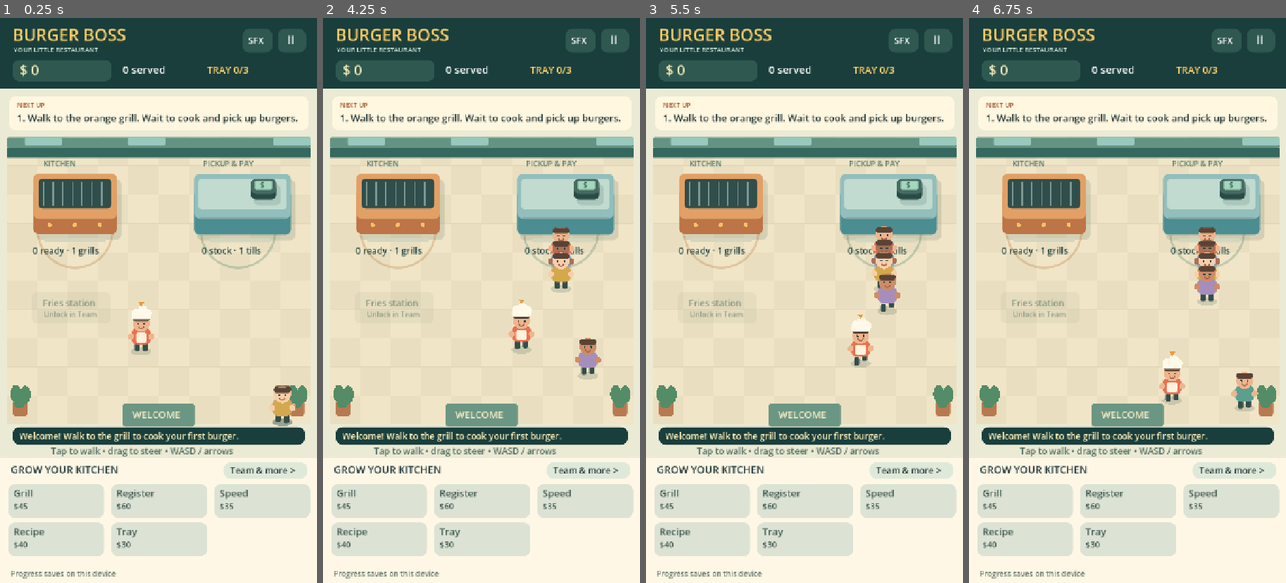
Above: before the commit, frames 1-4 (left to right).
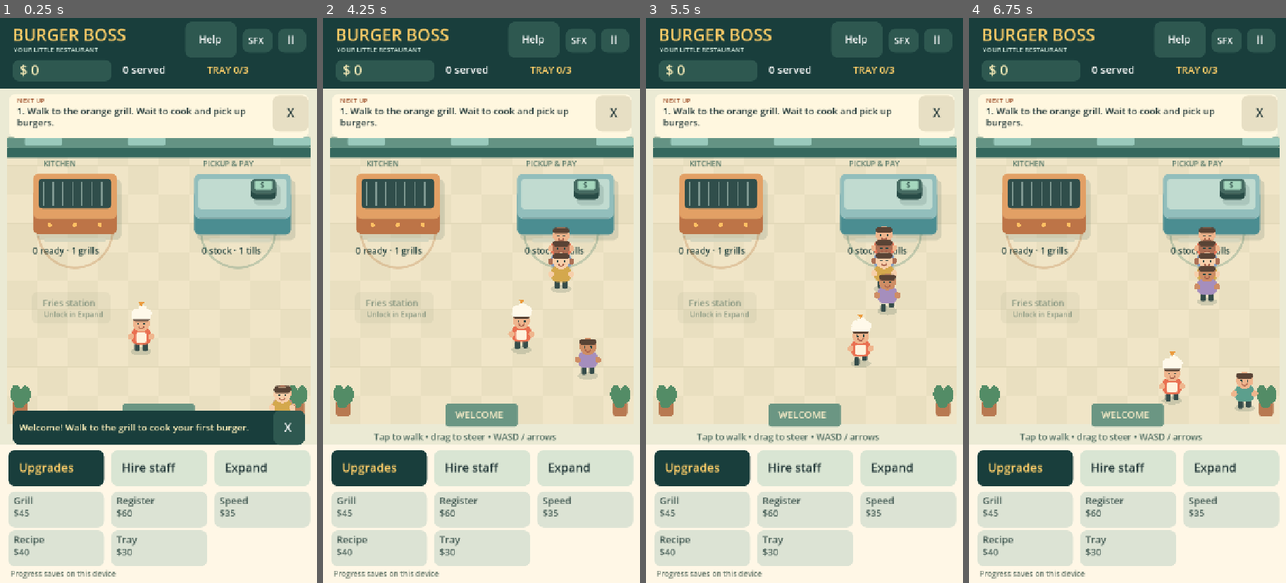
Above: after the commit, the same moments.

Repository: iugo-glen/burger-boss
Game: Godot game, scene res://scenes/main.tscn
Two runs of this game, one before a commit and one after it. Both use one fixed random seed, a clock stepped at 60 frames per second and the inputs below.
Inputs (mouse positions are in pixels of both pictures, inside the frame that each line leads up to):
- Up to frame 1 (0.25 s): no input
- Up to frame 2 (4.25 s): tap Enter at 0.5 s; move the mouse to (551, 272) at 0.52 s; hold Right (ui_right) 0.53-1.25 s; click (551, 272) at 0.67 s; drag from (418, 328) to (465, 413) at 1.27 s; move the mouse to (513, 176) at 2.02 s; hold Right (ui_right) 2.03-2.75 s; drag from (465, 413) to (386, 215) at 2.77 s; move the mouse to (576, 385) at 3.52 s; hold Left (ui_left) from 3.53 s (still down)
- Up to frame 3 (5.5 s): release Left (ui_left) at 4.25 s; drag from (709, 215) to (756, 159) at 4.27 s; move the mouse to (820, 300) at 5.02 s; hold Down (ui_down) from 5.03 s (still down); click (820, 300) at 5.17 s
- Up to frame 4 (6.75 s): release Down (ui_down) at 5.75 s; drag from (1079, 159) to (1064, 328) at 5.77 s; move the mouse to (1197, 272) at 6.52 s; hold Up (ui_up) from 6.53 s (still down)

The runs differ from the first frame. In frame 1, 16% of the frame differs, in the area x 2-98%, y 0-97%; in frame 2, 15%; in frame 3, 15%; in frame 4, 15%.

Commit message:
Expose hiring tabs and add persistent tutorial dismissal with timed notices

Diff:
--- a/scripts/game.gd
+++ b/scripts/game.gd
@@ -5,12 +5,18 @@
 const Art = preload("res://scripts/restaurant_art.gd")
 const Sound = preload("res://scripts/kitchen_sound.gd")
 const SIZE := Vector2(720, 1280)
-const PAGES := [["grill", "register", "speed", "value", "capacity"], ["cook", "cashier", "table", "fries", "drive"]]
+const UPGRADE_IDS := ["grill", "register", "speed", "value", "capacity"]
+const UI_PREFS := "user://burger_boss_ui.cfg"
 const TITLES := {"grill":"Grill", "register":"Register", "speed":"Speed", "value":"Recipe", "capacity":"Tray", "cook":"Hire cook", "cashier":"Hire cashier", "table":"Table", "fries":"Fries", "drive":"Drive-thru"}
 var model = Restaurant.new()
 var art: Node2D
 var sound: Node
-var page := 0
+var menu := "upgrades"
+var guide_visible := true
+var prefs_saved := true
+var notice_text := ""
+var notice_remaining := 0.0
+var seen_notice := ""
 var paused := false
 var unfocused := false
 var muted := false
@@ -29,6 +35,8 @@
 
 func _ready() -> void:
     SaveStore.load_into(model)
+    _load_ui_prefs()
+    _show_notice(model.notice)
     last_sale = model.sale_serial
     art = Art.new()
     art.model = model
@@ -46,6 +54,7 @@
 
 func _process(delta: float) -> void:
     clock += delta
+    notice_remaining = maxf(0.0, notice_remaining - delta)
     if not paused and not unfocused:
         var direction := Input.get_vector("ui_left", "ui_right", "ui_up", "ui_down")
         direction += Vector2(float(Input.is_physical_key_pressed(KEY_D)) - float(Input.is_physical_key_pressed(KEY_A)), float(Input.is_physical_key_pressed(KEY_S)) - float(Input.is_physical_key_pressed(KEY_W)))
@@ -67,6 +76,8 @@
         if autosave >= 8.0:
             _save()
             autosave = 0.0
+    if model.notice != seen_notice:
+        _show_notice(model.notice)
     for popup in popups:
         popup.age += delta
     popups = popups.filter(func(p): return p.age < 1.4)
@@ -76,8 +87,29 @@
     telemetry_timer += delta
     if OS.has_feature("web") and telemetry_timer > 0.5:
         telemetry_timer = 0.0
-        var state := {"elapsed":model.elapsed,"money":model. …(207 unchanged characters)… del.tutorial(),"upgrades":model.upgrades}
+        var state := {"elapsed":model.elapsed,"money":model. …(207 unchanged characters)… del.tutorial(),"upgrades":model.upgrades,"guide_visible":guide_visible,"tutorial_visible":guide_visible,"menu":menu,"notice_visible":notice_remaining > 0.0,"notice_text":notice_text if notice_remaining > 0.0 else "","prefs_saved":prefs_saved}
         JavaScriptBridge.eval("window.__burgerBoss = " + JSON.stringify(state), true)
+
+func _load_ui_prefs() -> void:
+    var preferences := ConfigFile.new()
+    if preferences.load(UI_PREFS) == OK:
+        var saved_visibility: Variant = preferences.get_value("help", "guide_visible", true)
+        if typeof(saved_visibility) == TYPE_BOOL:
+            guide_visible = saved_visibility
+
+func _set_guide(visible: bool) -> void:
+    guide_visible = visible
+    var preferences := ConfigFile.new()
+    preferences.set_value("help", "guide_visible", guide_visible)
+    prefs_saved = preferences.save(UI_PREFS) == OK
+    if not prefs_saved:
+        save_status = "Hint preference could not be saved on this device"
+    queue_redraw()
+
+func _show_notice(message: String) -> void:
+    seen_notice = message
+    notice_text = message
+    notice_remaining = 4.0 if not message.is_empty() else 0.0
 
 func _save() -> void:
     save_status = "Saved on this device" if SaveStore.save(model) else "Save unavailable — keep this tab open"
@@ -124,18 +156,32 @@
 
 func _press(pos: Vector2, id: int) -> void:
     for button in buttons:
-        if button.rect.has_point(pos):
-            match button.id:
-                "pause": _toggle_pause()
-                "sound": muted = not muted
-                "page": page = 1 - page
-                _:
-                    if not paused and model.buy(button.id):
+        if not button.rect.has_point(pos):
+            continue
+        # A just-dismissed hint must not leave an invisible floor hit target.
+        if button.id == "guide_close" and not guide_visible:
+            continue
+        if button.id == "notice_close" and notice_remaining <= 0.0:
+            continue
+        match button.id:
+            "pause": _toggle_pause()
+            "sound": muted = not muted
+            "help": _set_guide(true)
+            "guide_close": _set_guide(false)
+            "notice_close": notice_remaining = 0.0
+            "upgrades", "staff", "expand": menu = button.id
+            _:
+                if not paused and not unfocused:
+                    var purchased: bool = model.buy(button.id)
+                    _show_notice(model.notice)
+                    if purchased:
                         if not muted:
                             sound.play_note(660.0)
                         _save()
-            return
-    if paused or unfocused or pos.y < 260 or pos.y > 985:
+        queue_redraw()
+        return
+    var floor_top := 270.0 if guide_visible else 160.0
+    if paused or unfocused or pos.y < floor_top or pos.y >= 966:
         return
     pointer = id
     anchor = pos
@@ -172,6 +218,34 @@
 func _button(id: String, rect: Rect2) -> void:
     buttons.append({"id":id, "rect":rect})
 
+func _fit_text(value: String, at: Vector2, maximum_width: float, size: int, color: Color) -> void:
+    var fitted_size := size
+    while ThemeDB.fallback_font.get_string_size(value, HORIZONTAL_ALIGNMENT_LEFT, -1, fitted_size).x > maximum_width and fitted_size > 14:
+        fitted_size -= 1
+    _text(value, at, fitted_size, color)
+
+func _guide_lines(value: String) -> Array[String]:
+    var lines: Array[String] = [""]
+    for word in value.split(" "):
+        var candidate := word if lines[-1].is_empty() else lines[-1] + " " + word
+        if ThemeDB.fallback_font.get_string_size(candidate, HORIZONTAL_ALIGNMENT_LEFT, -1, 21).x > 555:
+            lines.append(word)
+        else:
+            lines[-1] = candidate
+    return lines
+
+func _card(id: String, rect: Rect2, description: Array[String] = []) -> void:
+    var enabled: bool = model.can_buy(id)
+    var ink := Color.WHITE if enabled else Color("435a53")
+    _box(rect, Color("267361") if enabled else Color("dce3d4"))
+    _text(TITLES[id], rect.position + Vector2(12, 29), 22, ink)
+    var reason: String = model.lock_reason(id)
+    var subtitle := "$%d" % model.cost(id) if reason.is_empty() else reason
+    _fit_text(subtitle, rect.position + Vector2(12, 57), rect.size.x - 24, 21, ink)
+    for i in range(description.size()):
+        _fit_text(description[i], rect.position + Vector2(12, 88 + i * 23), rect.size.x - 24, 18, ink)
+    _button(id, rect)
+
 func _draw() -> void:
     buttons.clear()
     _box(Rect2(0, 0, 720, 160), Color("193e3c"), 0)
@@ -180,6 +254,9 @@
     _box(Rect2(28, 94, 225, 49), Color("2e5850"))
     _text("$ %d" % model.money, Vector2(44, 129), 31, Color("fff1bb"))
     _text("%d served" % model.sold, Vector2(278, 125), 24, Color.WHITE)
+    _box(Rect2(420, 8, 116, 82), Color("2e5850"))
+    _text("Help", Vector2(451, 56), 23, Color.WHITE)
+    _button("help", Rect2(420, 8, 116, 82))
     _box(Rect2(550, 24, 68, 54), Color("2e5850"))
     _text("OFF" if muted else "SFX", Vector2(563, 58), 20, Color.WHITE)
     _button("sound", Rect2(550, 24, 68, 54))
@@ -187,37 +264,43 @@
     _text(">" if paused else "II", Vector2(652, 59), 26, Color.WHITE)
     _button("pause", Rect2(630, 24, 64, 54))
     _text("TRAY %d/%d" % [model.carried, model.capacity()], Vector2(470, 125), 22, Color("ffcf68"))
-    _box(Rect2(20, 177, 680, 77), Color("fff7df"))
-    _text("NEXT UP", Vector2(38, 202), 15, Color("a45b36"))
-    var tutorial: String = model.tutorial()
-    var font := ThemeDB.fallback_font
-    var tutorial_size := 22
-    while font.get_string_size(tutorial, HORIZONTAL_ALIGNMENT_LEFT, -1, tutorial_size).x > 642 and tutorial_size > 16:
-        tutorial_size -= 1
-    _text(tutorial, Vector2(38, 234), tutorial_size)
-    _box(Rect2(0, 996, 720, 284), Color("fff7e6"), 0)
-    _text("GROW YOUR KITCHEN" if page == 0 else "BUILD YOUR TEAM", Vector2(24, 1031), 23)
-    _box(Rect2(507, 1006, 190, 37), Color("dfe9da"))
-    _text("Team & more >" if page == 0 else "< Upgrades", Vector2(522, 1032), 20)
-    _button("page", Rect2(507, 1006, 190, 37))
-    for i in range(5):
-        var id: String = PAGES[page][i]
-        var rect := Rect2(18 + (i % 3) * 234, 1055 + (i / 3) * 87, 218, 77)
-        var enabled: bool = model.can_buy(id)
-        _box(rect, Color("267361") if enabled else Color("dce3d4"))
-        var ink := Color.WHITE if enabled else Color("435a53")
-        _text(TITLES[id], rect.position + Vector2(12, 29), 22, ink)
-        var reason: String = model.lock_reason(id)
-        var subtitle := "$%d" % model.cost(id)
-        if not reason.is_empty() and not reason.begins_with("Need") and not reason.begins_with("Not enough"):
-            subtitle = reason
-        _text(subtitle.left(24), rect.position + Vector2(12, 57), 18, ink)
-        _button(id, rect)
+    if guide_visible:
+        _box(Rect2(20, 171, 680, 100), Color("fff7df"))
+        _text("NEXT UP", Vector2(38, 192), 15, Color("a45b36"))
+        var lines := _guide_lines(model.tutorial())
+        for i in range(mini(2, lines.size())):
+            _text(lines[i], Vector2(38, 218 + i * 26), 21)
+        _box(Rect2(618, 175, 82, 82), Color("e7dfc4"))
+        _text("X", Vector2(651, 224), 27)
+        _button("guide_close", Rect2(618, 175, 82, 82))
+    _box(Rect2(0, 966, 720, 314), Color("fff7e6"), 0)
+    var tabs := [{"id":"upgrades", "title":"Upgrades"}, {"id":"staff", "title":"Hire staff"}, {"id":"expand", "title":"Expand"}]
+    for i in range(tabs.size()):
+        var tab: Dictionary = tabs[i]
+        var rect := Rect2(18 + i * 234, 978, 218, 82)
+        var active: bool = menu == tab.id
+        _box(rect, Color("193e3c") if active else Color("d9e5d3"))
+        _text(tab.title, rect.position + Vector2(24, 50), 27, Color("ffcf68") if active else Color("263b3b"))
+        _button(tab.id, rect)
+    if menu == "staff":
+        _card("cook", Rect2(18, 1072, 334, 168), ["Cooks & carries burgers", "to your counter.", "%d working" % model.upgrades.cook])
+        _card("cashier", Rect2(368, 1072, 334, 168), ["Serves waiting customers", "and collects payments.", "%d working" % model.upgrades.cashier])
+    elif menu == "expand":
+        _card("table", Rect2(18, 1072, 218, 168), ["More seats", "and bigger tips."])
+        _card("fries", Rect2(252, 1072, 218, 168), ["Pick up fries", "for bonus income."])
+        _card("drive", Rect2(486, 1072, 218, 168), ["Open another", "service window."])
+    else:
+        for i in range(UPGRADE_IDS.size()):
+            _card(UPGRADE_IDS[i], Rect2(18 + (i % 3) * 234, 1072 + (i / 3) * 88, 218, 82))
     _text(save_status, Vector2(23, 1265), 17, Color("607467"))
-    if not model.notice.is_empty():
-        _box(Rect2(28, 926, 664, 40), Color("193e3c"))
-        _text(model.notice.left(55), Vector2(43, 954), 20, Color("fff1bb"))
-    _text("Tap to walk • drag to steer • WASD / arrows", Vector2(115, 988), 20, Color("547064"))
+    if notice_remaining > 0.0:
+        _box(Rect2(28, 888, 664, 78), Color("193e3c"))
+        _fit_text(notice_text, Vector2(43, 935), 558, 21, Color("fff1bb"))
+        _box(Rect2(620, 888, 72, 78), Color("2e5850"))
+        _text("X", Vector2(645, 937), 26, Color.WHITE)
+        _button("notice_close", Rect2(618, 884, 82, 82))
+    elif guide_visible:
+        _text("Tap to walk • drag to steer • WASD / arrows", Vector2(115, 956), 20, Color("547064"))
     if pointer >= 0 and dragging:
         draw_circle(anchor, 65, Color(0.12, 0.3, 0.25, 0.2))
         draw_arc(anchor, 65, 0, TAU, 48, Color("ffffff"), 3, true)
@@ -225,7 +308,7 @@
     for popup in popups:
         _text(popup.text, popup.pos + Vector2(0, -popup.age * 55), 32, Color("337553"))
     if paused or unfocused:
-        _box(Rect2(0, 161, 720, 835), Color(0.08, 0.2, 0.17, 0.85), 0)
+        _box(Rect2(0, 161, 720, 805), Color(0.08, 0.2, 0.17, 0.85), 0)
         _text("TAKE A BREATHER", Vector2(158, 523), 35, Color("ffcf68"))
         _text("Your restaurant is paused", Vector2(201, 571), 25, Color.WHITE)
         _text("Tap > above to continue", Vector2(215, 615), 22, Color.WHITE)
--- a/scripts/restaurant_art.gd
+++ b/scripts/restaurant_art.gd
@@ -133,7 +133,7 @@
     else:
         box(Rect2(72, 620, 178, 72), Color(0.35, 0.43, 0.32, 0.07))
         text("Fries station", Vector2(96, 653), 20, Color("8b9983"))
-        text("Unlock in Team", Vector2(99, 677), 16, Color("8b9983"))
+        text("Unlock in Expand", Vector2(99, 677), 16, Color("8b9983"))
     for i in range(int(model.upgrades.table)):
         var p := Vector2(171 + (i % 2) * 170, 740 + (i / 2) * 90)
         ellipse(p + Vector2(-36, 9), Vector2(18, 13), Color("719e8e"))
